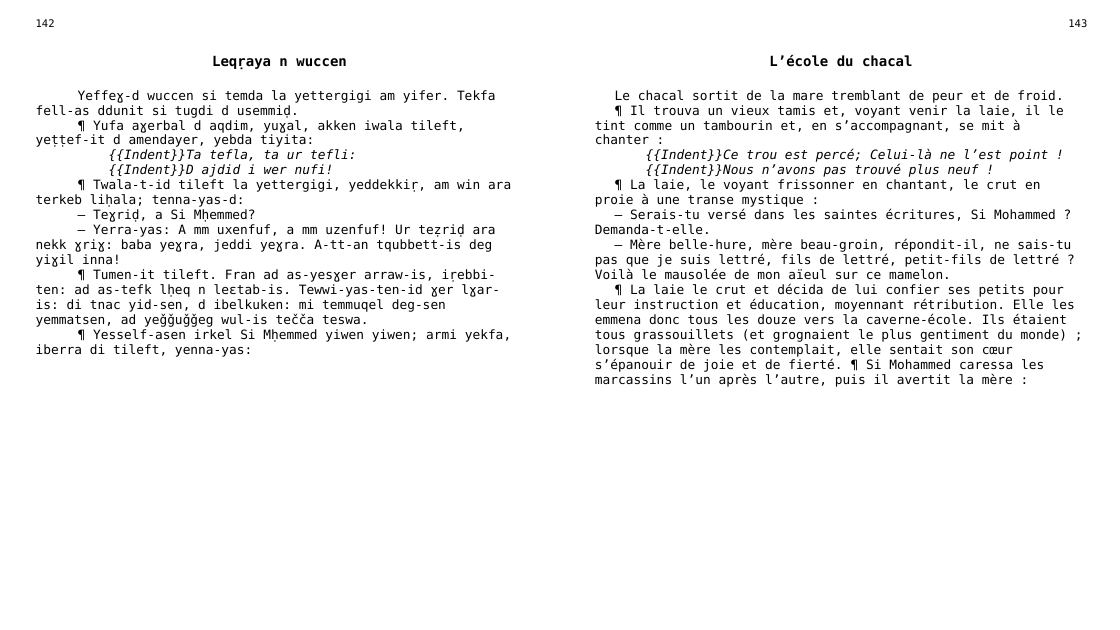
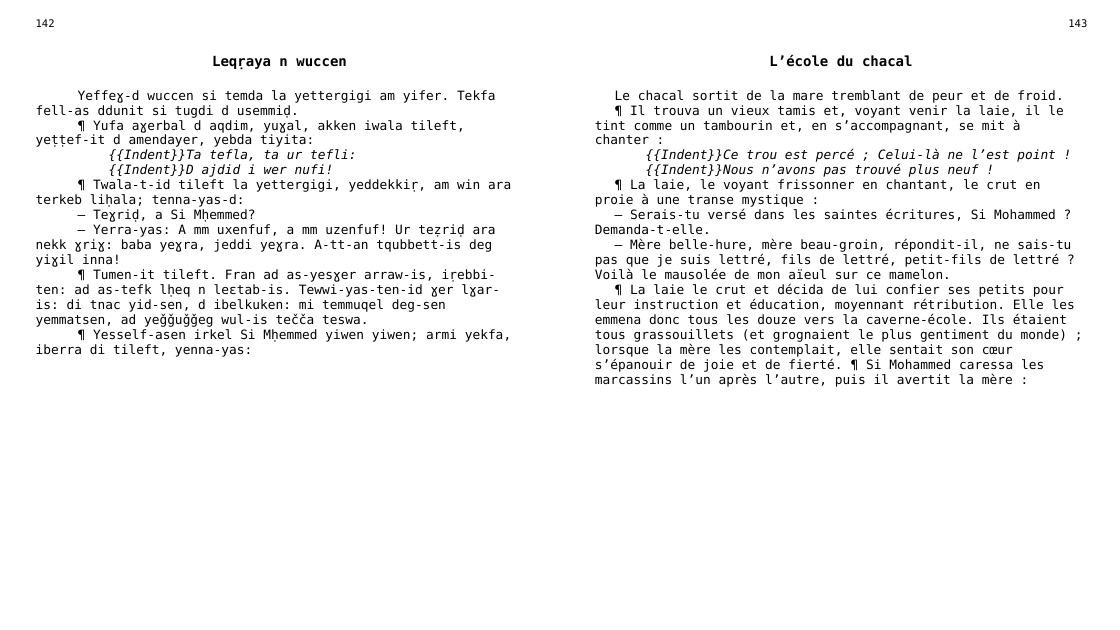
Before and after one commit to sferhah/tamacahut_n_wuccen, a slide deck: slide 69 of Uccen.ConsoleApp/Resources/pptx/uccen.pptx. Drawn at 1120x630 pixels with LibreOffice and Linux fonts; fonts in the diff are those of the drawing. Boxes give left, top, right and bottom in pixels: in the first picture for what was removed or moved away, otherwise in the second. Text is boxed around its words. In the diff, an @@ line names an element or a change of style, - is before the commit and + after.

```diff
--- a/Uccen.ConsoleApp/Resources/pptx/uccen.pptx
+++ b/Uccen.ConsoleApp/Resources/pptx/uccen.pptx
@@ table at <box>27,13,1096,607</box> @@
-row 3, column 3: Le chacal sortit de la mare tremblant de peur et de froid. / ¶ Il trouva un vieux tamis et, voyant venir la laie, il le tint comme un tambourin et, en s’accompagnant, se mit à chanter : / {{Indent}}Ce trou est percé; Celui-là ne l’est point ! / {{Indent}}Nous n’avons pas trouvé plus neuf ! / ¶ La laie, le voyant frissonner en chantant, le crut en proie à une transe mystique : / — Serais-tu versé dans les saintes écritures, Si Mohammed ? Demanda-t-elle. / — Mère belle-hure, mère beau-groin, répondit-il, ne sais-tu pas que je suis lettré, fils de lettré, petit-fils de lettré ? Voilà le mausolée de mon aïeul sur ce mamelon. / ¶ La laie le crut et décida de lui confier ses petits pour leur instruction et éducation, moyennant rétribution. Elle les emmena donc tous les douze vers la caverne-école. Ils étaient tous grassouillets (et grognaient le plus gentiment du monde) ; lorsque la mère les contemplait, elle sentait son cœur s’épanouir de joie et de fierté. ¶ Si Mohammed caressa les marcassins l’un après l’autre, puis il avertit la mère :
+row 3, column 3: Le chacal sortit de la mare tremblant de peur et de froid. / ¶ Il trouva un vieux tamis et, voyant venir la laie, il le tint comme un tambourin et, en s’accompagnant, se mit à chanter : / {{Indent}}Ce trou est percé ; Celui-là ne l’est point ! / {{Indent}}Nous n’avons pas trouvé plus neuf ! / ¶ La laie, le voyant frissonner en chantant, le crut en proie à une transe mystique : / — Serais-tu versé dans les saintes écritures, Si Mohammed ? Demanda-t-elle. / — Mère belle-hure, mère beau-groin, répondit-il, ne sais-tu pas que je suis lettré, fils de lettré, petit-fils de lettré ? Voilà le mausolée de mon aïeul sur ce mamelon. / ¶ La laie le crut et décida de lui confier ses petits pour leur instruction et éducation, moyennant rétribution. Elle les emmena donc tous les douze vers la caverne-école. Ils étaient tous grassouillets (et grognaient le plus gentiment du monde) ; lorsque la mère les contemplait, elle sentait son cœur s’épanouir de joie et de fierté. ¶ Si Mohammed caressa les marcassins l’un après l’autre, puis il avertit la mère :
```
Also in this commit, not shown: 27 other slides changed, 1 other file.
